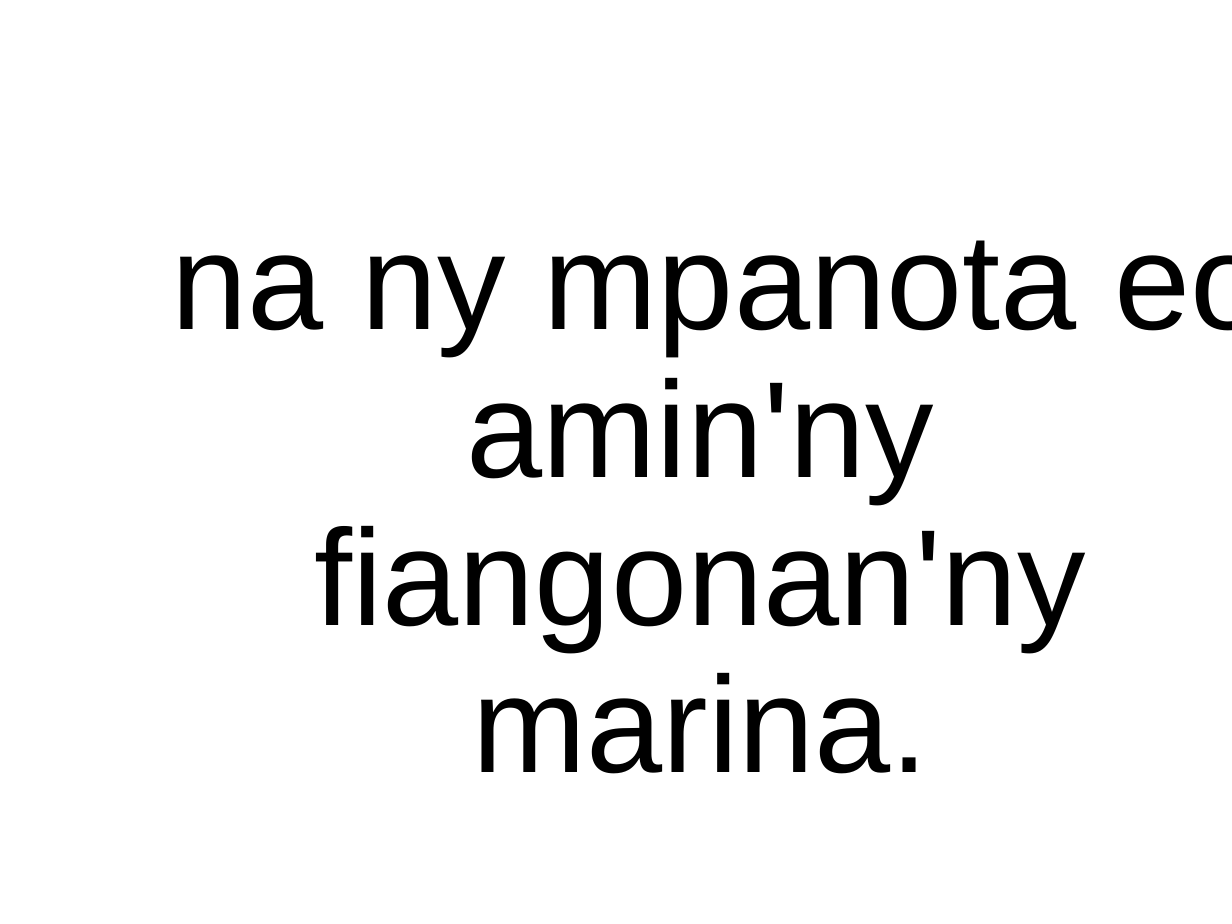
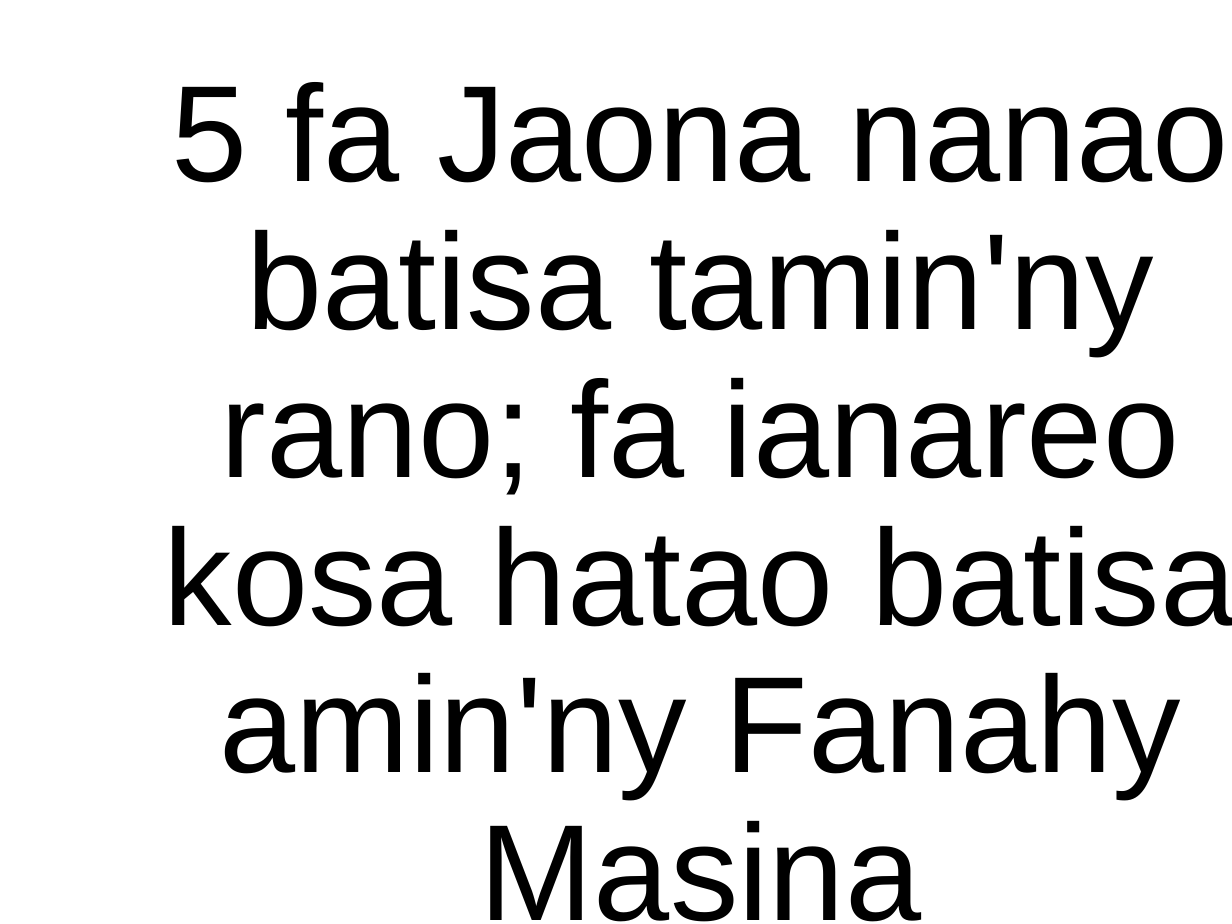
Before and after one commit to tsioryrovantsoa/baiboly-to-powerpoint, a slide deck: slide 11 of test.pptx. Drawn at 1232x924 pixels with LibreOffice and Linux fonts; fonts in the diff are those of the drawing; background and template pictures are left out. Boxes give left, top, right and bottom in pixels: in the first picture for what was removed or moved away, otherwise in the second. Text is boxed around its words. In the diff, an @@ line names an element or a change of style, - is before the commit and + after.

```diff
--- a/test.pptx
+++ b/test.pptx
@@ title at (164,82,1232,922): text changed @@
-na ny mpanota eo amin'ny fiangonan'ny marina.
+5 fa Jaona nanao batisa tamin'ny rano; fa ianareo kosa hatao batisa amin'ny Fanahy Masina
```
Also in this commit, not shown: 6 other slides changed, 5 slides added, 4 slides removed, 4 other files.
